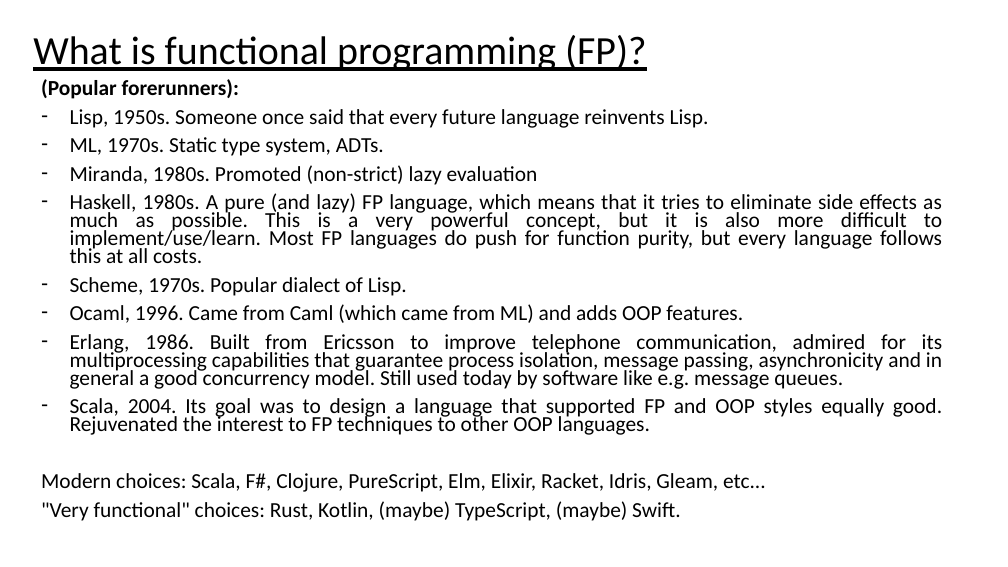
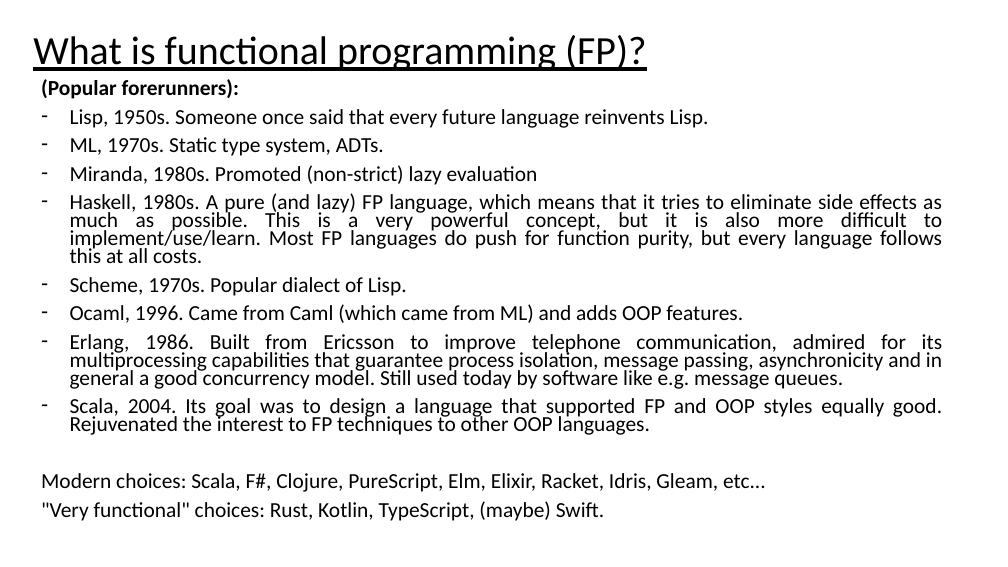
Before and after one commit to kgkoutis/fp_in_oop, a slide deck: slide 7 of Introduction to Functional Programming.pptm. Drawn at 1008x567 pixels with LibreOffice and Linux fonts; fonts in the diff are those of the drawing. Boxes give left, top, right and bottom in pixels: in the first picture for what was removed or moved away, otherwise in the second. Text is boxed around its words. In the diff, an @@ line names an element or a change of style, - is before the commit and + after.

```diff
--- a/Introduction to Functional Programming.pptm
+++ b/Introduction to Functional Programming.pptm
@@ subtitle at (41, 501, 604, 521): text changed @@
-"Very functional" choices: Rust, Kotlin, (maybe) TypeScript, (maybe) Swift.
+"Very functional" choices: Rust, Kotlin, TypeScript, (maybe) Swift.
```
Also in this commit, not shown: 3 other slides changed, 1 other file.
